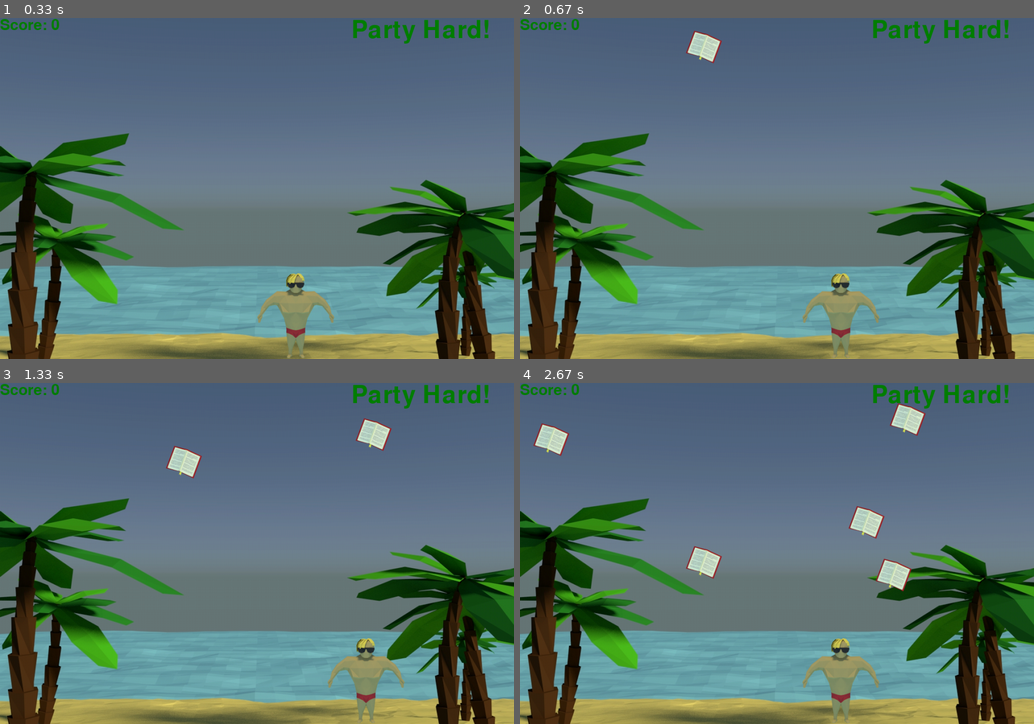
Above: before the commit, frames 1-4 (two rows, left to right).
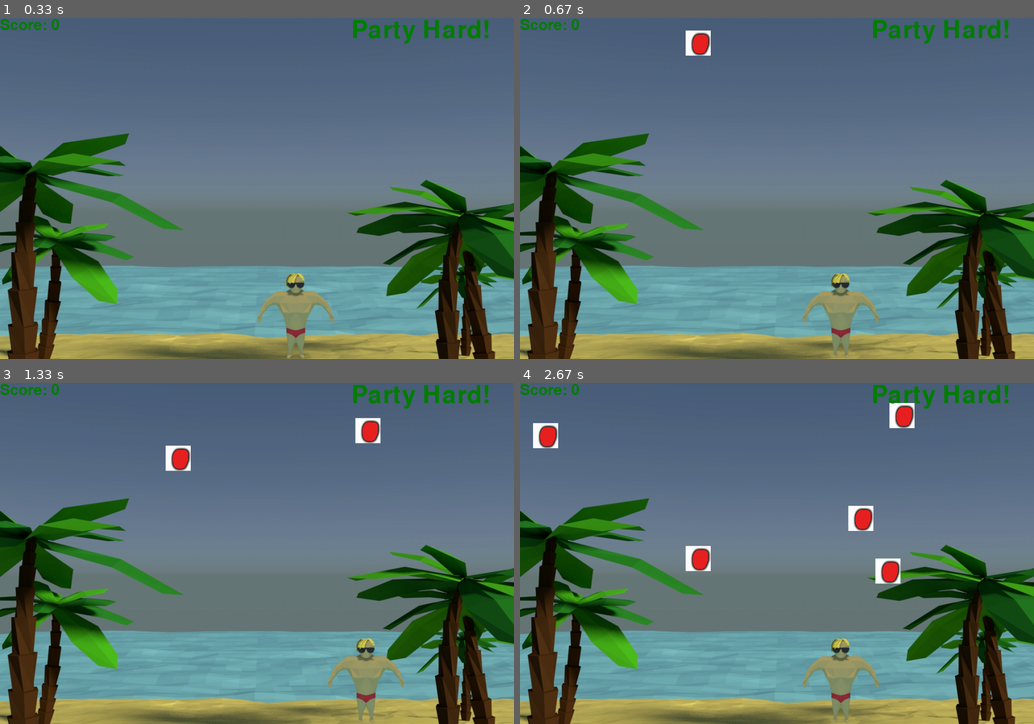
Above: after the commit, the same moments.

Repository: jlee7/ggj2015
Game: pygame game, started from partyhard/main.py
The game is run twice, just before and just after one commit, with the same random seed, the same clock (stepped at 60 frames per second) and the same inputs. The source is Python 2; it was converted automatically to run under Python 3.
Inputs:
- Up to frame 1 (0.33 s): no input
- Up to frame 2 (0.67 s): hold D from 0.33 s (still down)
- Up to frame 3 (1.33 s): release D at 0.8 s; hold D 0.83-1.3 s
- Up to frame 4 (2.67 s): hold A 1.33-1.87 s; hold A 1.9-2.3 s; hold D from 2.33 s (still down)

Frame 1 is identical in both runs. In frame 2, 0.5% of the frame differs, in the area x 32-40%, y 3-14%; in frame 3, 1.0%; in frame 4, 2.5%, in the area x 2-79%, y 5-62%.

Commit message:
unterschiedliche items

Diff:
--- a/partyhard/game_model.py
+++ b/partyhard/game_model.py
@@ -22,18 +22,9 @@
         if isinstance (event, TickEvent):
             if(event.tick_number % 15 == 0):
                 #print event.tick_number
-                self.spawn_item(random.choice(self.item_types))
+                self.spawn_item()
 
-    def spawn_item(self, item_type):
-
-        if item_type == 'beer':
-            item_model = BeerModel()
-        elif item_type == 'cocktail':
-            item_model = CocktailModel()
-        elif item_type == 'book':
-            item_model = BookModel()
-        elif item_type == 'pen':
-            item_model = PenModel()
+    def spawn_item(self):
 
         item_model = random.choice([BeerModel(),CocktailModel(),BookModel(),PenModel()])
 
--- a/partyhard/item_sprites.py
+++ b/partyhard/item_sprites.py
@@ -14,8 +14,8 @@
 
     def __init__(self):
         pygame.sprite.Sprite.__init__(self)
-        self.image = pygame.image.load(DEMOSPRITE)
-        self.rect = self.image.get_rect()
+        #self.image = pygame.image.load(DEMOSPRITE)
+        #self.rect = self.image.get_rect()
         self.fall_speed = randint(4,8)
 
 
@@ -24,15 +24,23 @@
 class BeerSprite(ItemSprite):
     def __init__(self, model):
         ItemSprite.__init__(self)
+        self.image = pygame.image.load(BEER_IMAGE)
+        self.rect = self.image.get_rect()
 
 class CocktailSprite(ItemSprite):
     def __init__(self, model):
         ItemSprite.__init__(self)
+        self.image = pygame.image.load(COCKTAIL_IMAGE)
+        self.rect = self.image.get_rect()
 
 class BookSprite(ItemSprite):
     def __init__(self, model):
         ItemSprite.__init__(self)
+        self.image = pygame.image.load(BOOK_IMAGE)
+        self.rect = self.image.get_rect()
 
 class PenSprite(ItemSprite):
     def __init__(self, model):
         ItemSprite.__init__(self)
+        self.image = pygame.image.load(PEN_IMAGE)
+        self.rect = self.image.get_rect()
